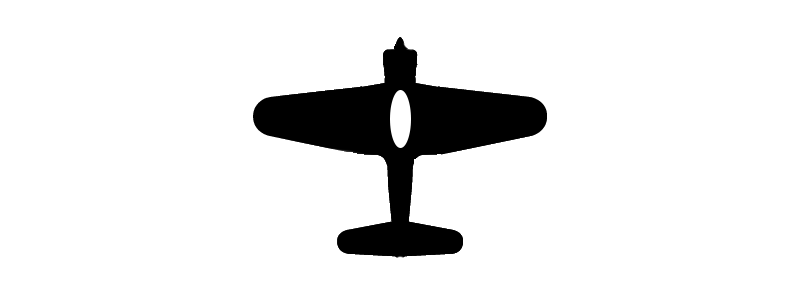
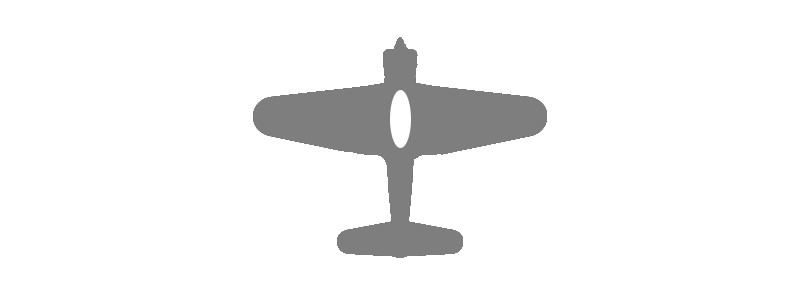
Before/after of a 800x305 layered artwork. What changed in the layer stack:
painted on "Layer 1" over [253, 37, 547, 258]
